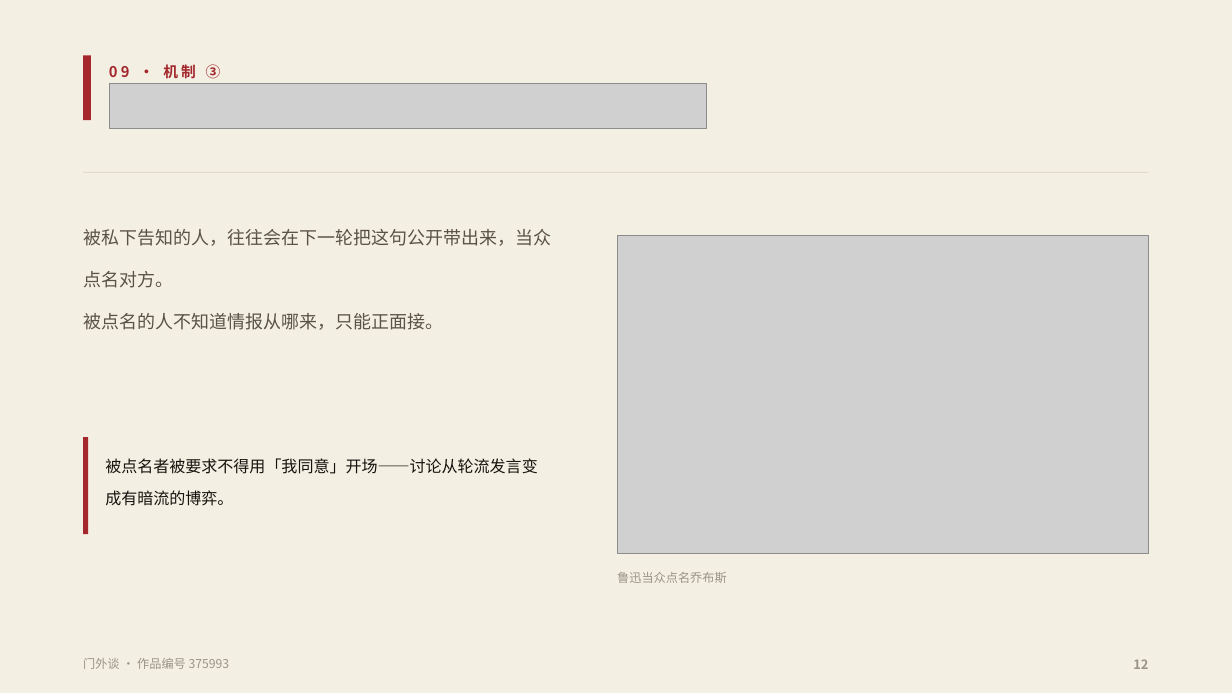
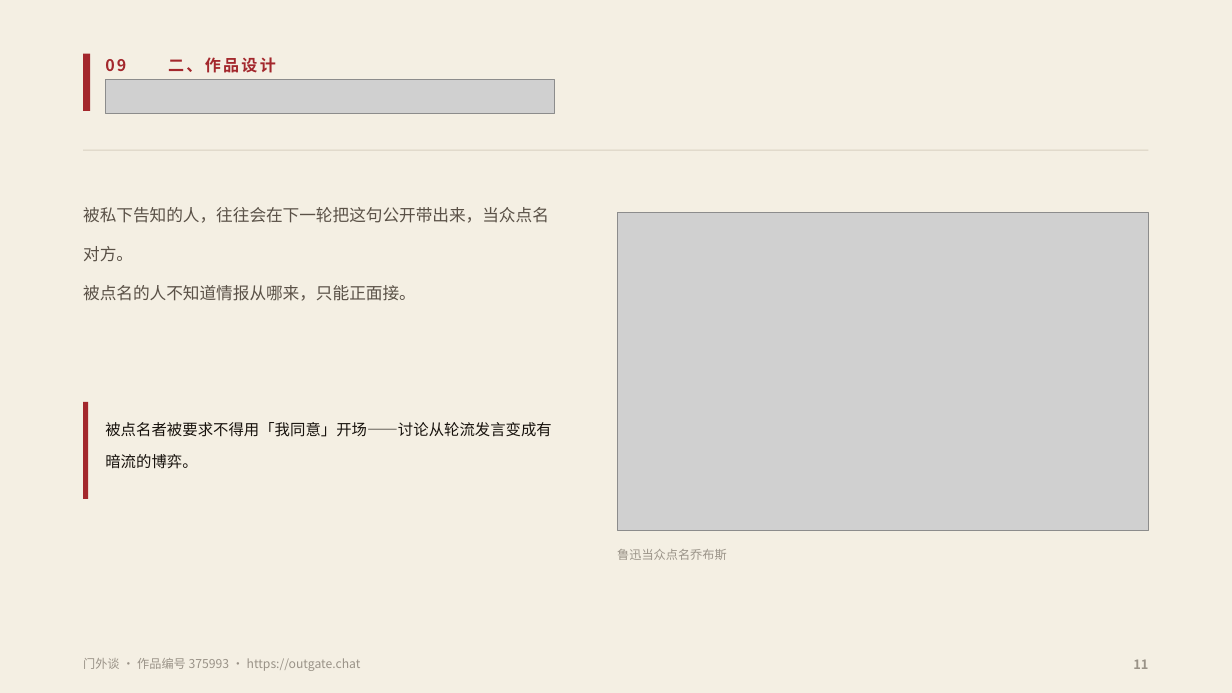
Before and after one commit to fsh114514/menwaitan, a slide deck: slide 11 of competition/答辩PPT.pptx (slide 12 before the commit). Drawn at 1232x693 pixels with LibreOffice and Linux fonts; fonts in the diff are those of the drawing; grey boxes stand for pictures. Boxes give left, top, right and bottom in pixels: in the first picture for what was removed or moved away, otherwise in the second. Text is boxed around its words. In the diff, an @@ line names an element or a change of style, - is before the commit and + after.

Commit message:
按指导老师意见重做 PPT（v4）：重建逻辑脉络与版头体系
老师听完一小时后给的判断：逻辑非常混乱、标题不合适、缺脉络、会变成减分点，
要求重做。参考稿是她带过的国奖同学那份《智能金融顾问 AI Agent 解决方案》（20 页）。

读完参考稿，抽出它的结构公式：
封面 → 目录(PART) → 一、背景 → 二、方法（一/二/三）→ 三、分析
→ 四、创新（一/二）→ 五、结果 → 六、成果 → 感谢聆听
每一页的标题本身就是小节名，层级靠 一、/（一）/1. 三级区分。

据此重做 17 页：
封面 / 目录 / 一、选题背景(3 页) / 二、作品设计(7 页) /
三、系统实现 / 四、验证与效果 / 五、创新与应用(2 页) / 六、在线体验

老师的原话逐条落实：
- 「第一页封面，第二页目录，第三页概念」→ 新增目录页；前三页按此顺序
- 「左上角标题代表内容」→ 版头改为 序号 + 红字章节名（一、选题背景）
- 「左上角序号 02」→ 序号独立成栏，与分类分开
- 「红字标题 02 03 都叫人物介绍」→ 同类页统一为「人物介绍（一）（二）」
- 「左上角黑字放小」→ 黑字标题 40pt → 27pt，内页 25pt
- 「07 创新点」→ 设独立的「三点创新」页

立意也按她转发的思路改了：不再讲「AI 技术不行」，
改讲「多人交流无序低效」——门外谈是一个结构化的思辨训练工具。
应用场景落在课堂研讨、英语辩论与口语训练、议题讨论与写作。

旧版备份在 /tmp/make_ppt_v3_backup.py。

```diff
--- a/competition/答辩PPT.pptx
+++ b/competition/答辩PPT.pptx
@@ rectangle: place and size @@
-rectangle at <box>83,55,91,120</box>
+rectangle at <box>83,54,90,111</box>
@@ text at <box>105,59,126,71</box>: text changed; size 11.5 to 12.5 pt @@
-09 · 机制 ③
+09
@@ text added at <box>168,57,276,73</box>, 12.5 pt, text #A3272C, bold @@
+二、作品设计
@@ picture added at <box>105,79,555,114</box> @@
@@ picture removed at <box>109,83,706,128</box> @@
@@ rectangle: place and size @@
-rectangle at <box>83,172,1149,173</box>
+rectangle at <box>83,150,1149,151</box>
@@ text "被私下告知的人，往往会在下一轮把这句公开带出来，当众点名对方。": place and size @@
-text "被私下告知的人，往往会在下一轮把这句公开带出来，当众点名对方。" at <box>83,229,551,330</box>
+text "被私下告知的人，往往会在下一轮把这句公开带出来，当众点名对方。" at <box>83,207,549,301</box>
@@ text "被私下告知的人，往往会在下一轮把这句公开带出来，当众点名对方。" at <box>83,207,549,301</box>: size 14 to 13 pt @@
@@ picture: place and size @@
-picture at <box>617,236,1149,554</box>
+picture at <box>617,213,1149,531</box>
@@ rectangle: place and size @@
-rectangle at <box>83,437,89,534</box>
+rectangle at <box>83,402,89,499</box>
@@ text "被点名者被要求不得用「我同意」开场——讨论从轮流发言变成有暗流的博弈。": place and size @@
-text "被点名者被要求不得用「我同意」开场——讨论从轮流发言变成有暗流的博弈。" at <box>105,458,537,506</box>
+text "被点名者被要求不得用「我同意」开场——讨论从轮流发言变成有暗流的博弈。" at <box>105,422,552,469</box>
@@ text "被点名者被要求不得用「我同意」开场——讨论从轮流发言变成有暗流的博弈。" at <box>105,422,552,469</box>: size 12.5 to 12 pt @@
@@ text "鲁迅当众点名乔布斯": place and size @@
-text "鲁迅当众点名乔布斯" at <box>617,572,726,583</box>
+text "鲁迅当众点名乔布斯" at <box>617,549,726,560</box>
@@ text at <box>83,658,361,671</box>: text changed @@
-门外谈 · 作品编号 375993
+门外谈 · 作品编号 375993 · https://outgate.chat
@@ text at <box>1133,659,1148,669</box>: text changed @@
-12
+11
```
Also in this commit, not shown: 9 other slides changed, 7 slides added, 7 slides removed, 2 other files.
